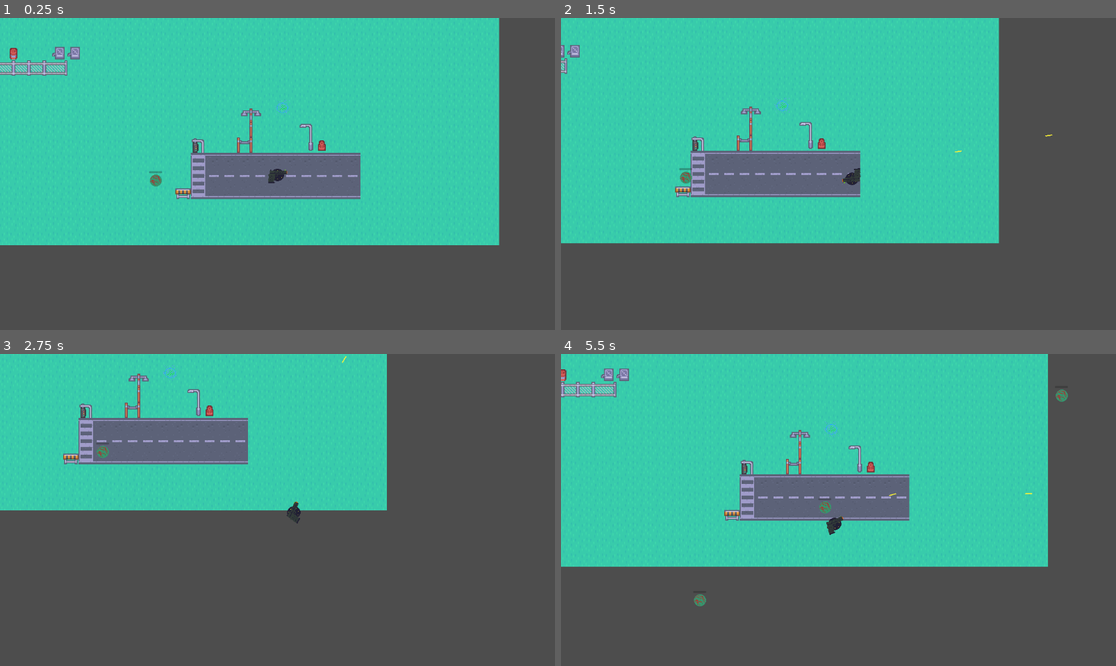
Above: before the commit, frames 1-4 (two rows, left to right).
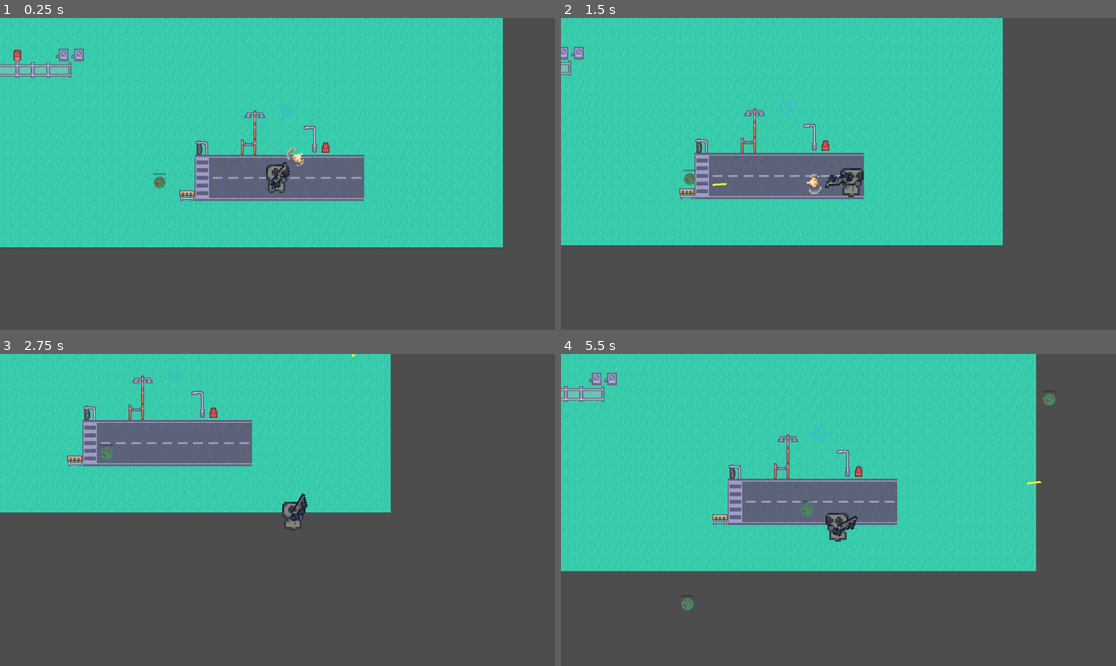
Above: after the commit, the same moments.

Repository: JaronYankey/project-z
Game: Godot game, scene res://Scenes/main.tscn
Same seed, same stepped clock (60 frames per second), same inputs: the game is played once before the commit and once after it.
Inputs (mouse positions are in pixels of both pictures, inside the frame that each line leads up to):
- Up to frame 1 (0.25 s): no input
- Up to frame 2 (1.5 s): move the mouse to (960, 158) at 0.52 s; press the mouse at (960, 158) at 0.53 s; hold D (right) 0.53-1.28 s; move the mouse to (727, 189) at 1.27 s; release the mouse at (727, 189) at 1.28 s; hold S (down) from 1.28 s (still down); click (727, 189) at 1.35 s
- Up to frame 3 (2.75 s): move the mouse to (333, 441) at 2.02 s; release S (down) at 2.03 s; hold D (right) from 2.03 s (still down); hold Space (special_power) from 2.03 s (still down); click (333, 441) at 2.3 s
- Up to frame 4 (5.5 s): move the mouse to (810, 572) at 2.77 s; release D (right) at 2.78 s; release Space (special_power) at 2.78 s; hold W (up) 2.78-3.53 s; click (810, 572) at 2.85 s; move the mouse to (1005, 556) at 3.52 s; press the mouse at (1005, 556) at 3.53 s; hold A (left) 3.53-5.03 s; move the mouse to (672, 463) at 4.27 s; release the mouse at (672, 463) at 4.28 s; tap Space (special_power) at 4.35 s; click (672, 463) at 4.55 s; move the mouse to (866, 510) at 5.02 s; press the mouse at (866, 510) at 5.03 s; hold S (down) from 5.03 s (still down)

The runs differ from the first frame. In frame 1, 4.6% of the frame differs, in the area x 0-91%, y 0-74%; in frame 2, 4.1%; in frame 3, 3.5%; in frame 4, 7.1%, in the area x 0-92%, y 0-83%.

Commit message:
added and tweaked animations

Diff:
--- a/Scenes/bullet.tscn
+++ b/Scenes/bullet.tscn
@@ -5,7 +5,7 @@
 
 [sub_resource type="CapsuleShape2D" id="CapsuleShape2D_h7cqh"]
 radius = 2.0
-height = 16.0
+height = 22.0
 
 [node name="Bullet" type="Area2D"]
 script = ExtResource("1_m275f")
@@ -13,11 +13,10 @@
 
 [node name="Sprite2D" type="Sprite2D" parent="."]
 texture_filter = 1
-scale = Vector2(0.5, 0.5)
 texture = ExtResource("2_37025")
 
 [node name="CollisionShape2D" type="CollisionShape2D" parent="."]
-position = Vector2(0, 1)
+position = Vector2(4, 1)
 rotation = -1.5708
 shape = SubResource("CapsuleShape2D_h7cqh")
 
--- a/Scenes/main.tscn
+++ b/Scenes/main.tscn
@@ -15,9 +15,10 @@
 [node name="MainMap" parent="." instance=ExtResource("3_344ge")]
 
 [node name="Player" parent="." instance=ExtResource("1_1jsbg")]
-position = Vector2(500, 300)
+position = Vector2(492, 296)
 
 [node name="WeaponTest" parent="Player" instance=ExtResource("2_s6e14")]
+position = Vector2(-2.75, 2.75)
 
 [node name="Zombie" parent="." instance=ExtResource("3_o082i")]
 position = Vector2(235, 314)
--- a/Scenes/player.tscn
+++ b/Scenes/player.tscn
@@ -1,7 +1,69 @@
-[gd_scene load_steps=5 format=3 uid="uid://dlcfb4labhork"]
+[gd_scene load_steps=13 format=3 uid="uid://dlcfb4labhork"]
 
 [ext_resource type="Script" uid="uid://ce7fyrlaqthtx" path="res://Scripts/player.gd" id="1_oukv8"]
-[ext_resource type="Texture2D" uid="uid://dckb0bvu3ax3m" path="res://Assests/Art/PlayerSprites/playertest.png" id="2_g888v"]
+[ext_resource type="Texture2D" uid="uid://bwds1x05mwdva" path="res://Assests/Art/PlayerSprites/PlayerBase.png" id="2_cvnsp"]
+
+[sub_resource type="AtlasTexture" id="AtlasTexture_6t5aa"]
+atlas = ExtResource("2_cvnsp")
+region = Rect2(0, 0, 16, 16)
+
+[sub_resource type="AtlasTexture" id="AtlasTexture_vgqql"]
+atlas = ExtResource("2_cvnsp")
+region = Rect2(16, 0, 16, 16)
+
+[sub_resource type="AtlasTexture" id="AtlasTexture_fkybt"]
+atlas = ExtResource("2_cvnsp")
+region = Rect2(32, 0, 16, 16)
+
+[sub_resource type="AtlasTexture" id="AtlasTexture_x3wgy"]
+atlas = ExtResource("2_cvnsp")
+region = Rect2(0, 64, 16, 16)
+
+[sub_resource type="AtlasTexture" id="AtlasTexture_3smsa"]
+atlas = ExtResource("2_cvnsp")
+region = Rect2(16, 64, 16, 16)
+
+[sub_resource type="AtlasTexture" id="AtlasTexture_8erm5"]
+atlas = ExtResource("2_cvnsp")
+region = Rect2(32, 64, 16, 16)
+
+[sub_resource type="AtlasTexture" id="AtlasTexture_f1ek2"]
+atlas = ExtResource("2_cvnsp")
+region = Rect2(48, 64, 16, 16)
+
+[sub_resource type="SpriteFrames" id="SpriteFrames_tx1dd"]
+animations = [{
+"frames": [{
+"duration": 1.0,
+"texture": SubResource("AtlasTexture_6t5aa")
+}, {
+"duration": 1.0,
+"texture": SubResource("AtlasTexture_vgqql")
+}, {
+"duration": 1.0,
+"texture": SubResource("AtlasTexture_fkybt")
+}],
+"loop": true,
+"name": &"idle",
+"speed": 6.0
+}, {
+"frames": [{
+"duration": 1.0,
+"texture": SubResource("AtlasTexture_x3wgy")
+}, {
+"duration": 1.0,
+"texture": SubResource("AtlasTexture_3smsa")
+}, {
+"duration": 1.0,
+"texture": SubResource("AtlasTexture_8erm5")
+}, {
+"duration": 1.0,
+"texture": SubResource("AtlasTexture_f1ek2")
+}],
+"loop": true,
+"name": &"walk",
+"speed": 6.0
+}]
 
 [sub_resource type="CircleShape2D" id="CircleShape2D_0in7r"]
 radius = 14.0
@@ -10,16 +72,21 @@
 radius = 357.841
 
 [node name="Player" type="CharacterBody2D" groups=["player"]]
+scale = Vector2(4, 4)
 motion_mode = 1
 script = ExtResource("1_oukv8")
 dashing_speed = 500.0
 dash_time = 0.4
 metadata/_edit_group_ = true
 
-[node name="Sprite2D" type="Sprite2D" parent="."]
+[node name="AnimatedSprite2D" type="AnimatedSprite2D" parent="."]
 texture_filter = 1
 position = Vector2(0, 2)
-texture = ExtResource("2_g888v")
+sprite_frames = SubResource("SpriteFrames_tx1dd")
+animation = &"walk"
+frame = 3
+frame_progress = 0.837126
+flip_h = true
 
 [node name="CollisionShape2D" type="CollisionShape2D" parent="."]
 position = Vector2(0, 2)
--- a/Scenes/weapon_test.tscn
+++ b/Scenes/weapon_test.tscn
@@ -1,17 +1,59 @@
-[gd_scene load_steps=4 format=3 uid="uid://heqws408voth"]
+[gd_scene load_steps=9 format=3 uid="uid://heqws408voth"]
 
 [ext_resource type="Script" uid="uid://xlwfhy0t66c0" path="res://Scripts/weapon_test.gd" id="1_bqc34"]
-[ext_resource type="Texture2D" uid="uid://c4omte8cpf1ul" path="res://Assests/Art/Weapons/gun_placeholder.png" id="2_f7lgi"]
 [ext_resource type="PackedScene" uid="uid://d4bgkgag2ssh7" path="res://Scenes/bullet.tscn" id="2_i4543"]
+[ext_resource type="Texture2D" uid="uid://cgx8nhlni6gm5" path="res://Assests/Art/Weapons/Shotgun .png" id="3_uck13"]
+
+[sub_resource type="AtlasTexture" id="AtlasTexture_rh400"]
+atlas = ExtResource("3_uck13")
+region = Rect2(144, 0, 48, 48)
+
+[sub_resource type="AtlasTexture" id="AtlasTexture_dcltf"]
+atlas = ExtResource("3_uck13")
+region = Rect2(96, 0, 48, 48)
+
+[sub_resource type="AtlasTexture" id="AtlasTexture_m2vh1"]
+atlas = ExtResource("3_uck13")
+region = Rect2(48, 0, 48, 48)
+
+[sub_resource type="AtlasTexture" id="AtlasTexture_8n5qr"]
+atlas = ExtResource("3_uck13")
+region = Rect2(0, 0, 48, 48)
+
+[sub_resource type="SpriteFrames" id="SpriteFrames_xalxo"]
+animations = [{
+"frames": [{
+"duration": 1.0,
+"texture": SubResource("AtlasTexture_rh400")
+}, {
+"duration": 1.0,
+"texture": SubResource("AtlasTexture_dcltf")
+}, {
+"duration": 1.0,
+"texture": SubResource("AtlasTexture_m2vh1")
+}, {
+"duration": 1.0,
+"texture": SubResource("AtlasTexture_8n5qr")
+}],
+"loop": true,
+"name": &"fire",
+"speed": 10.0
+}]
 
 [node name="WeaponTest" type="Node2D"]
+scale = Vector2(0.75, 0.75)
 script = ExtResource("1_bqc34")
 bullet_scene = ExtResource("2_i4543")
 metadata/_edit_group_ = true
 
-[node name="WeaponImage" type="Sprite2D" parent="."]
+[node name="WeaponAnimation" type="AnimatedSprite2D" parent="."]
 scale = Vector2(1.25, 1.25)
-texture = ExtResource("2_f7lgi")
+sprite_frames = SubResource("SpriteFrames_xalxo")
+animation = &"fire"
+frame = 2
+frame_progress = 0.480913
+speed_scale = 1.3
+flip_h = true
 
 [node name="Muzzle" type="Marker2D" parent="."]
-position = Vector2(32, -4)
+position = Vector2(25.3333, 1.33333)
--- a/Scripts/main.gd
+++ b/Scripts/main.gd
@@ -7,6 +7,8 @@
 func _ready():
 	spawners_array = get_tree().get_nodes_in_group("spawner")
 	spawn_timer.start()
+
+#TODO Need to do something about the custome ghetto scaling for sprites that i'm doing currently.
 
 # TODO: Make it so zombies dont spawn if the player is in the area. I dont ever
 # want the player to see a zombie spawn. Shold always feel like their coming from off screen
--- a/Scripts/player.gd
+++ b/Scripts/player.gd
@@ -9,9 +9,12 @@
 @export var dashing_speed: float = 400.0
 @export var dash_time: float = 0.2
 
+@onready var camera = $Camera2D
+@onready var animations = $AnimatedSprite2D
+
 var power_ready: bool = false # Will be used to moderate ability use.
 var ability
-@onready var camera = $Camera2D
+
 
 func _ready():
 	# For now we allow smoothing, adds some juice.
@@ -19,6 +22,8 @@
 	#camera.process_callback = 0 I changed this in the inspector. But I think this is
 	# what it looks like in code.
 
+func _process(delta):
+	play_animation()
 
 func _physics_process(delta):
 	var input = Vector2.ZERO
@@ -39,6 +44,18 @@
 
 	move_and_slide()
 
+func play_animation():
+	if velocity != Vector2.ZERO:
+		animations.play("walk")
+	else:
+		animations.play("idle")
+
+	if Input.is_action_pressed("left"):
+		animations.flip_h = false
+	if Input.is_action_pressed("right"):
+		animations.flip_h = true
+
+
 func set_power(power: String):
 	if power == "nimble":
 		ability = dash # No parentheses because its assignment, not a call to dash()
--- a/Scripts/weapon_test.gd
+++ b/Scripts/weapon_test.gd
@@ -5,12 +5,23 @@
 @export var bullet_speed: float = 800  # Adjust as needed
 
 var can_shoot: bool = true
+var global_mouse_pos
 
 @onready var muzzle = $Muzzle
+@onready var weapon_animation = $WeaponAnimation
 
 func _process(delta):
-	look_at(get_global_mouse_position())  # Rotate toward the mouse
+	global_mouse_pos = get_global_mouse_position()
+	look_at(global_mouse_pos)  # Rotate toward the mouse
 
+	# TODO: This does not work to flip sprite
+	var mouse_local = get_local_mouse_position()
+	if mouse_local.x < position.x:
+		weapon_animation.flip_h = false
+		weapon_animation.flip_v = true
+	else:
+		weapon_animation.flip_h = true
+		weapon_animation.flip_v = false
 
 	if Input.is_action_pressed("shoot") and can_shoot:
 		shoot()
@@ -25,5 +36,11 @@
 	bullet.rotation = muzzle.global_rotation  # Make sure bullet flies in the correct direction
 	bullet.set_velocity(bullet_speed)
 	get_tree().current_scene.add_child(bullet)
+
+	# TODO: Fixed this slightly. But need a better way to fine tune this.
+	weapon_animation.play("fire")
+	await get_tree().create_timer(0.4).timeout
+	weapon_animation.stop()
+
 	await get_tree().create_timer(fire_rate).timeout
 	can_shoot = true
